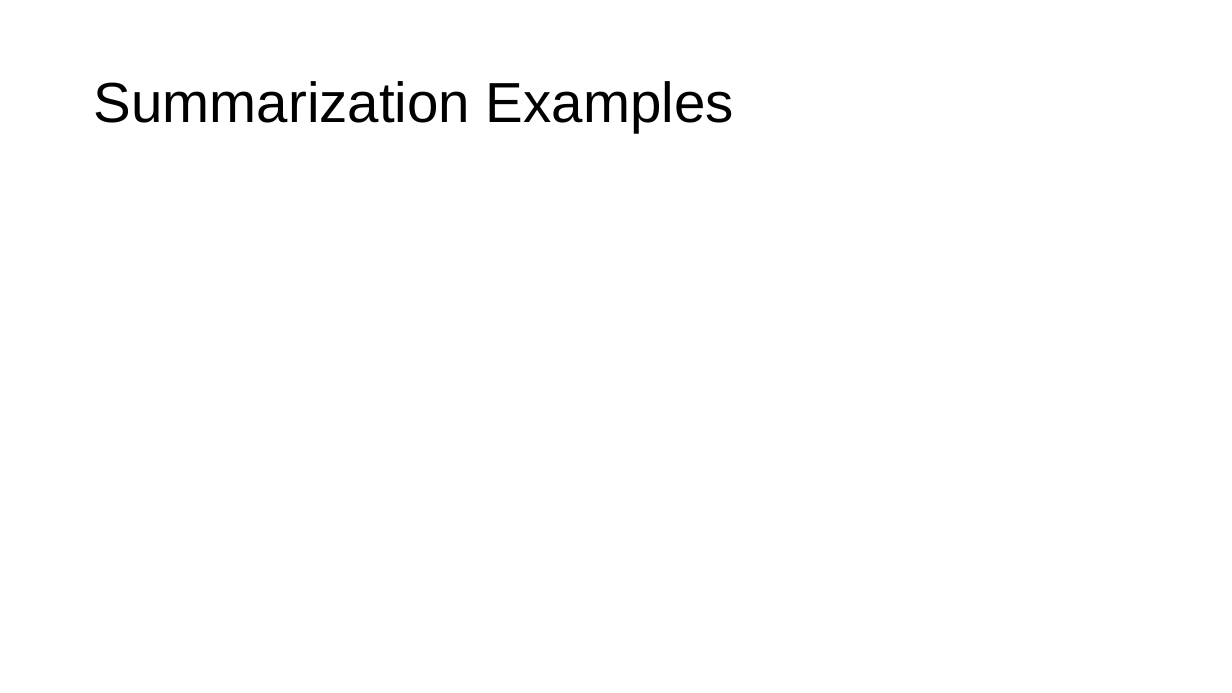
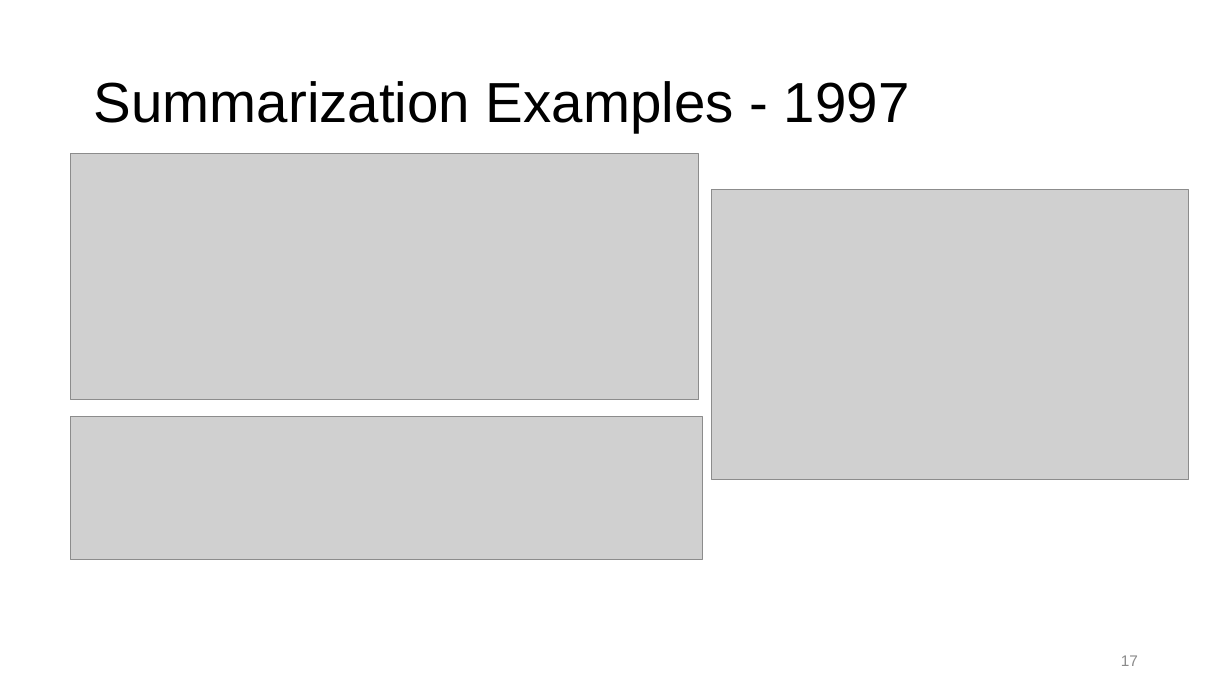
Before and after one commit to tomhalloin/berkshire, a slide deck: slide 17 of Buffett_Topic_Analysis.pptx (slide 13 before the commit). Drawn at 1232x693 pixels with LibreOffice and Linux fonts; fonts in the diff are those of the drawing; grey boxes stand for pictures. Boxes give left, top, right and bottom in pixels: in the first picture for what was removed or moved away, otherwise in the second. Text is boxed around its words. In the diff, an @@ line names an element or a change of style, - is before the commit and + after.

```diff
--- a/Buffett_Topic_Analysis.pptx
+++ b/Buffett_Topic_Analysis.pptx
@@ title at <box>94,81,910,132</box>: text changed @@
-Summarization Examples
+Summarization Examples - 1997
@@ picture added at <box>70,153,699,399</box> @@
@@ picture added at <box>712,189,1189,480</box> @@
@@ picture added at <box>70,417,702,560</box> @@
@@ page number added at <box>1121,655,1138,666</box>, 12 pt, text #8C8C8C @@
+17
```
Also in this commit, not shown: 13 other slides changed, 5 slides added, 1 slide removed.
